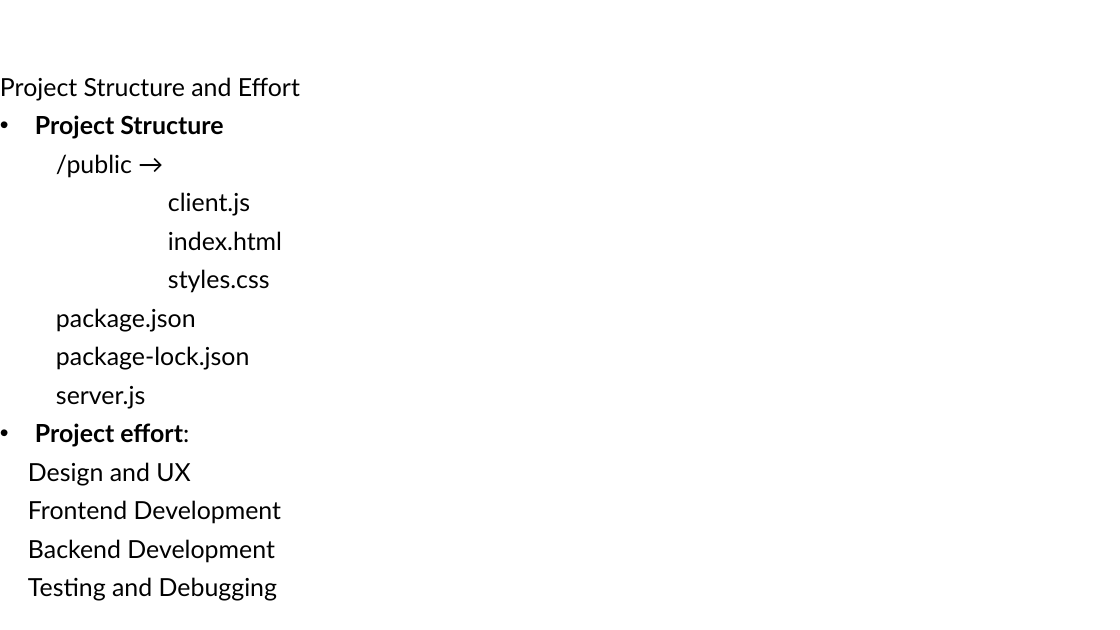
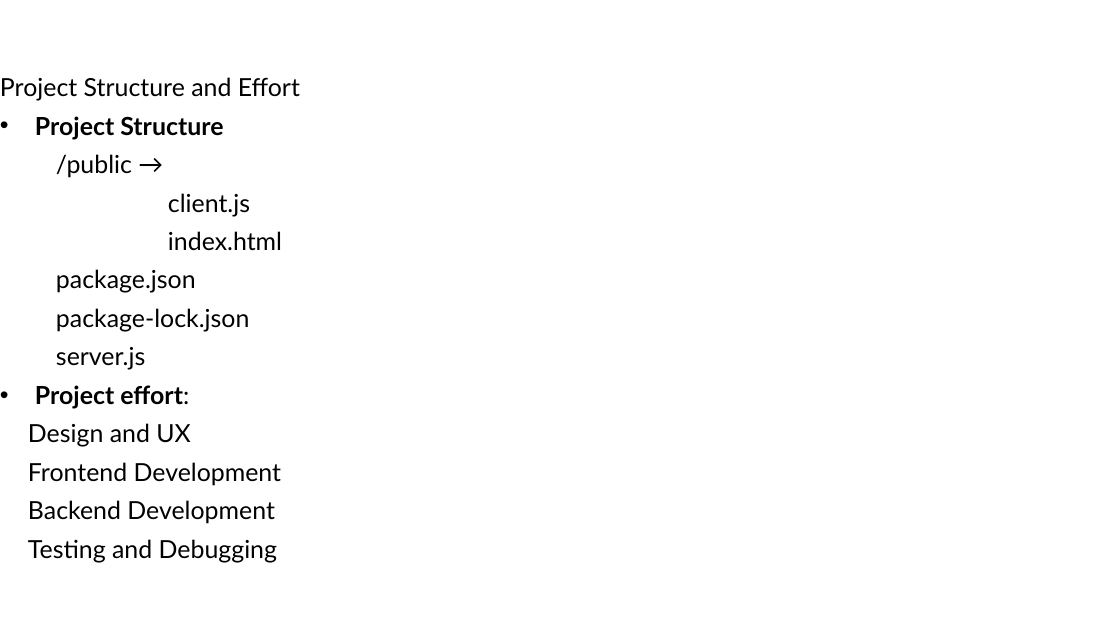
Before and after one commit to RamPrakhyath05/Next.js-FinalProject, a slide deck: slide 8 of final ppt.pptx. Drawn at 1120x630 pixels with LibreOffice and Linux fonts; fonts in the diff are those of the drawing; background and template pictures are left out. Boxes give left, top, right and bottom in pixels: in the first picture for what was removed or moved away, otherwise in the second. Text is boxed around its words. In the diff, an @@ line names an element or a change of style, - is before the commit and + after.

```diff
--- a/final ppt.pptx
+++ b/final ppt.pptx
@@ text at (168,193,282,251): text changed @@
-client.js
-index.html
-styles.css
+client.js
+index.html
```
Also in this commit, not shown: 3 other slides changed.
